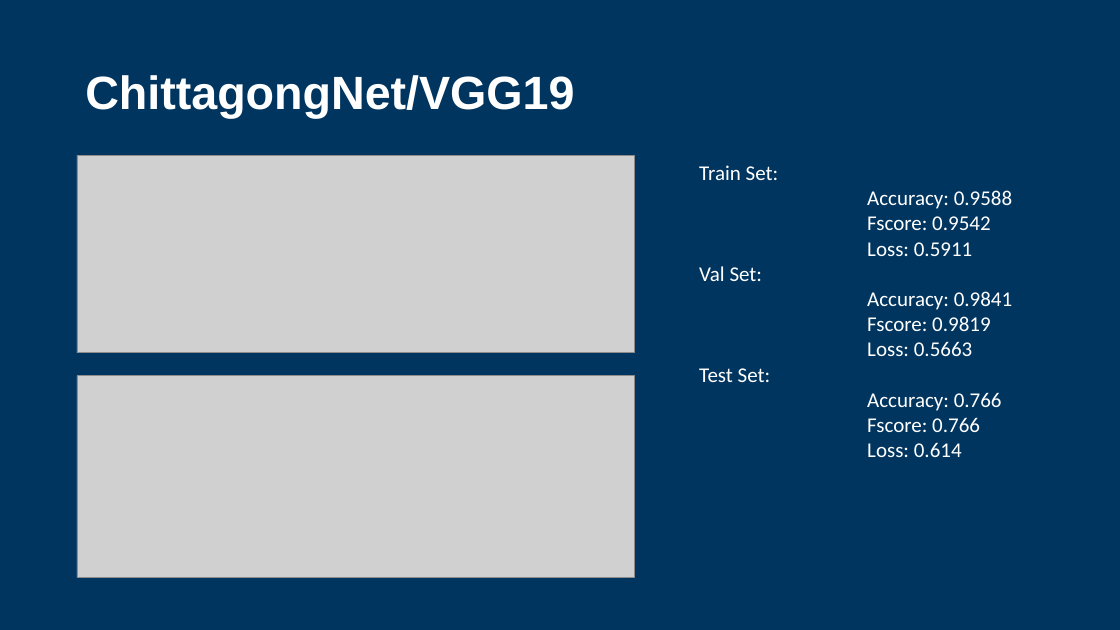
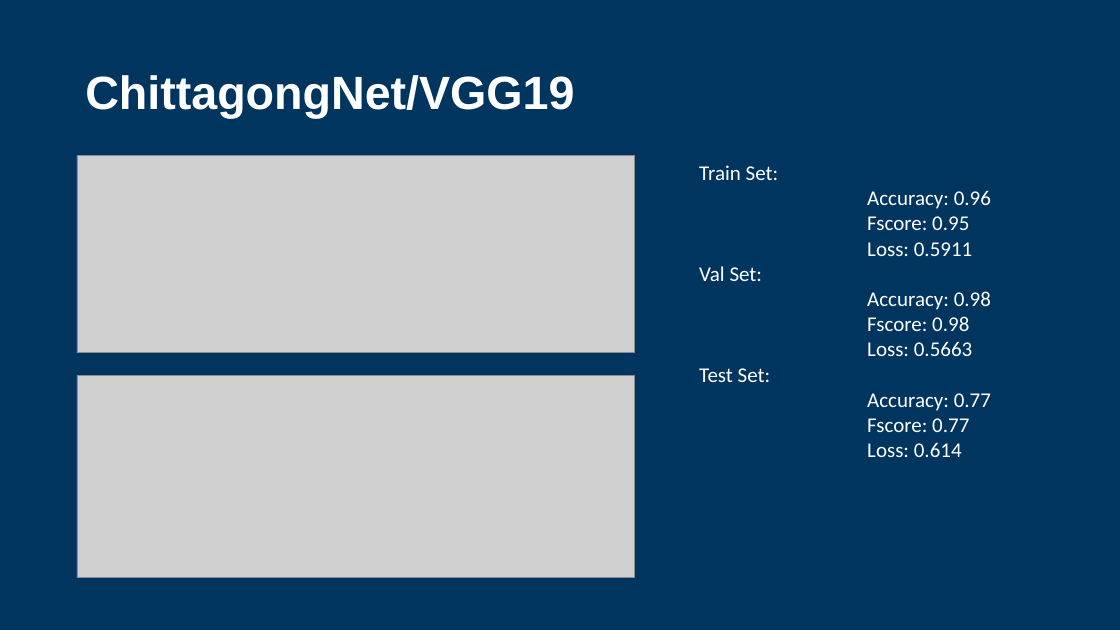
Before and after one commit to fernand0labra/ltu-M7016H, a slide deck: slide 28 of docs/presentation.pptx. Drawn at 1120x630 pixels with LibreOffice and Linux fonts; fonts in the diff are those of the drawing; grey boxes stand for pictures; background and template pictures are left out. Boxes give left, top, right and bottom in pixels: in the first picture for what was removed or moved away, otherwise in the second. Text is boxed around its words. In the diff, an @@ line names an element or a change of style, - is before the commit and + after.

Commit message:
Update presentation

```diff
--- a/docs/presentation.pptx
+++ b/docs/presentation.pptx
@@ text at [867,190,991,230]: text changed @@
-Accuracy: 0.9588
-Fscore: 0.9542
+Accuracy: 0.96
+Fscore: 0.95
@@ text at [867,291,991,331]: text changed @@
-Accuracy: 0.9841
-Fscore: 0.9819
+Accuracy: 0.98
+Fscore: 0.98
@@ text at [867,393,991,432]: text changed @@
-Accuracy: 0.766
-Fscore: 0.766
+Accuracy: 0.77
+Fscore: 0.77
```
Also in this commit, not shown: 16 other slides changed, 1 slide removed.
